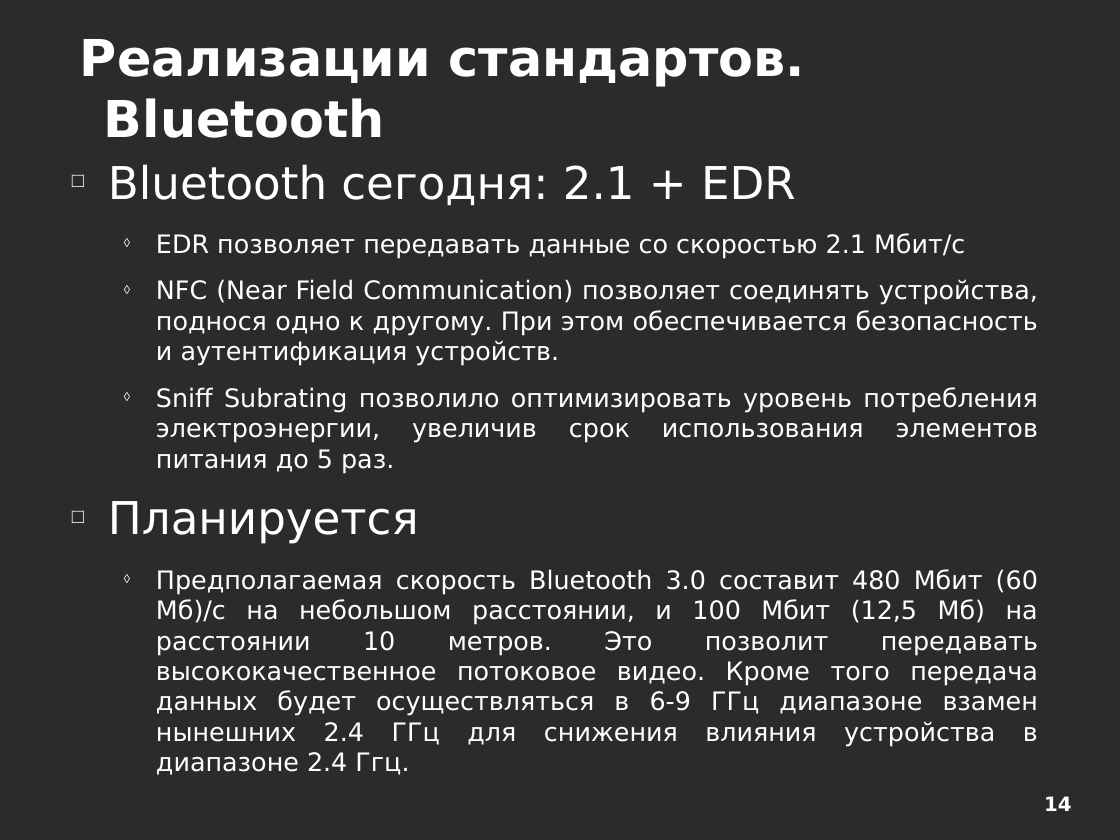
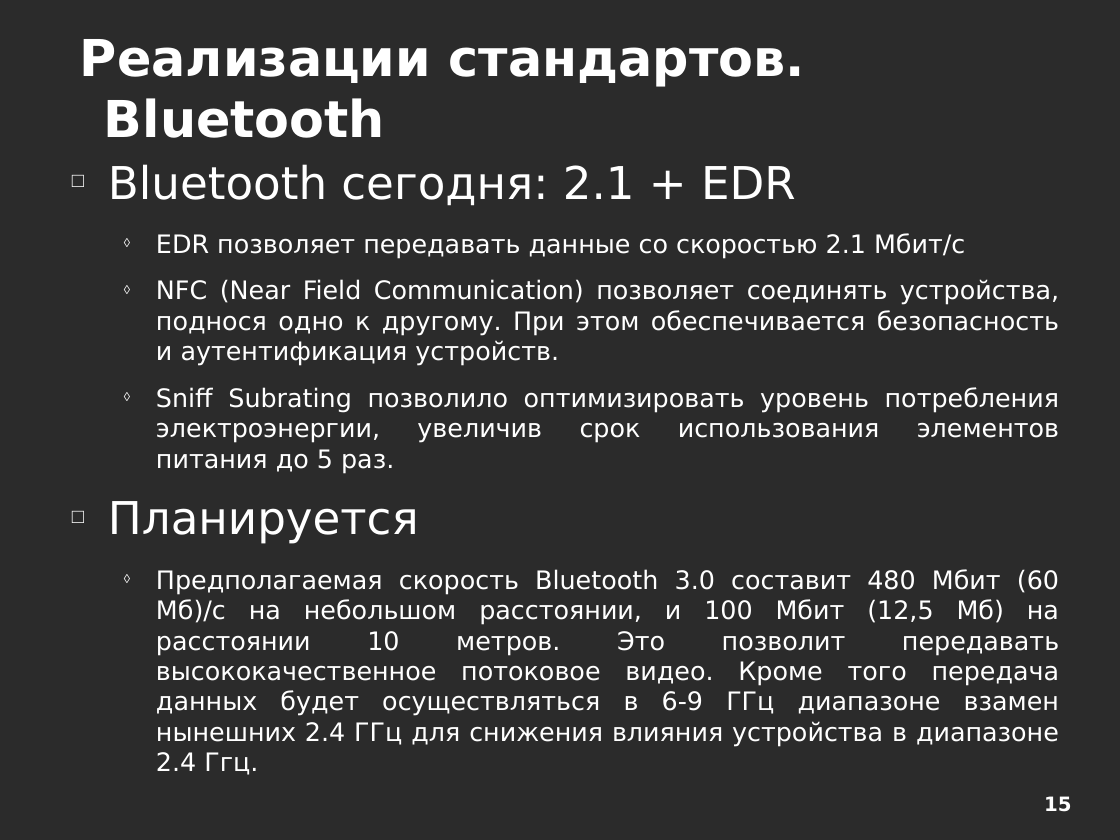
Before and after one commit to aeremenok/a-team-777, a slide deck: slide 15 of 10/smm/doc/eav_wireless.odp (slide 14 before the commit). Drawn at 1120x840 pixels with LibreOffice and Linux fonts; fonts in the diff are those of the drawing; background and template pictures are left out; a plain dark background stands for a picture behind light text. Boxes give left, top, right and bottom in pixels: in the first picture for what was removed or moved away, otherwise in the second. Text is boxed around its words. In the diff, an @@ line names an element or a change of style, - is before the commit and + after.

```diff
--- a/10/smm/doc/eav_wireless.odp
+++ b/10/smm/doc/eav_wireless.odp
@@ text "Bluetooth сегодня: 2.1 + EDR" rewrapped from [108,164,1038,775] to [108,164,1060,775] @@
@@ page number at [1044,796,1071,812]: text changed @@
-14
+15
```
Also in this commit, not shown: 20 other slides changed, 3 slides added, 1 slide removed.
